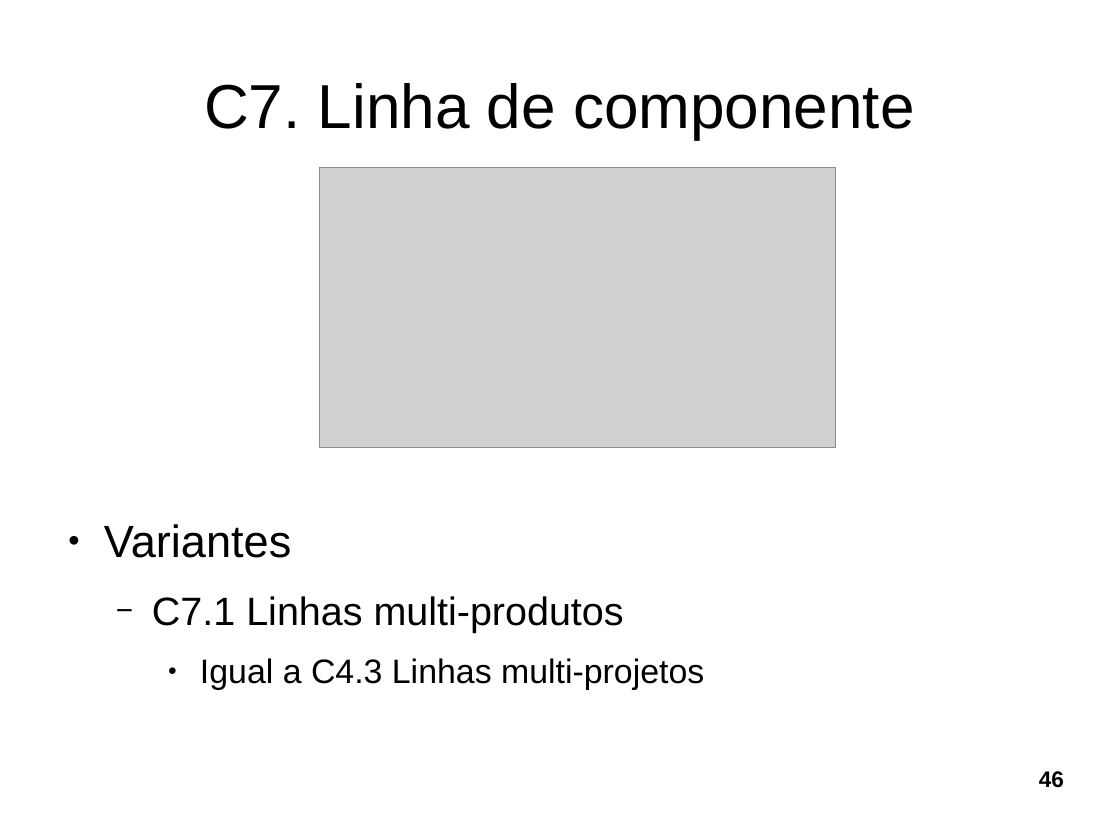
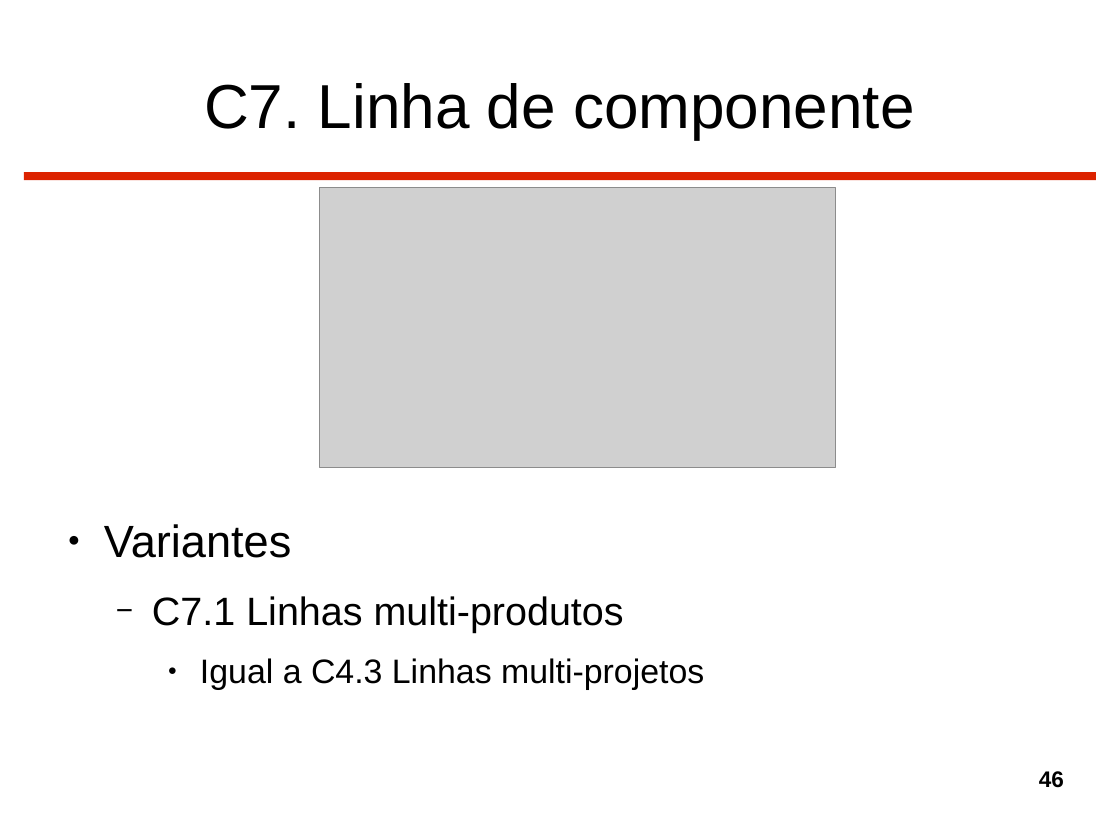
Before and after one commit to gtessa/gc20131_leitura_5, a slide deck: slide 46 of Completo.odp. Drawn at 1120x840 pixels with LibreOffice and Linux fonts; fonts in the diff are those of the drawing; grey boxes stand for pictures. Boxes give left, top, right and bottom in pixels: in the first picture for what was removed or moved away, otherwise in the second. Text is boxed around its words. In the diff, an @@ line names an element or a change of style, - is before the commit and + after.

```diff
--- a/Completo.odp
+++ b/Completo.odp
@@ line added from (24, 176) to (1097, 176), #DC2300 5.67 pt @@
@@ picture: place and size @@
-picture at box(320, 168, 835, 448)
+picture at box(320, 188, 835, 469)
```
Also in this commit, not shown: 77 other slides changed.
